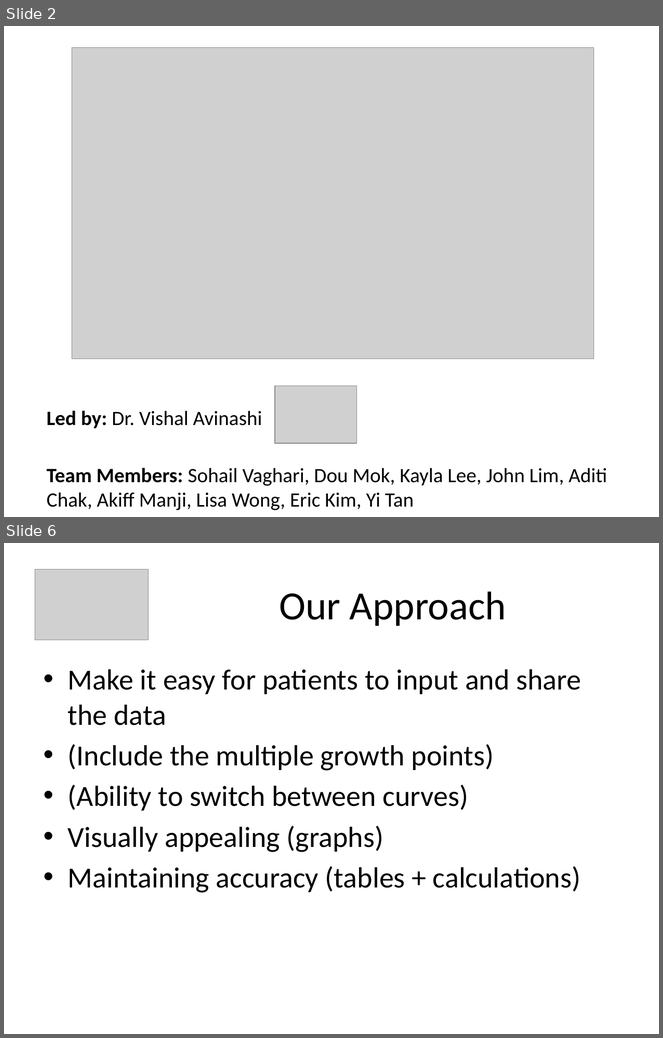
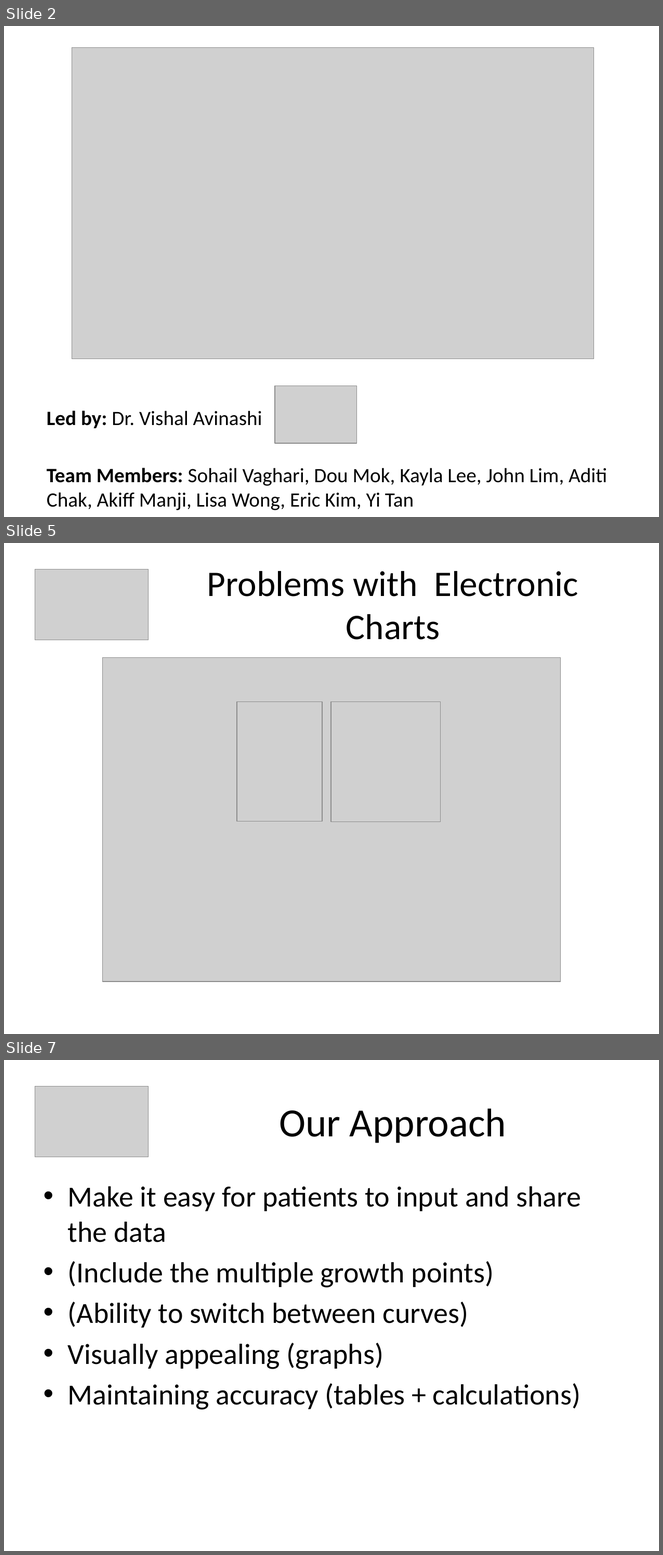
Before and after one commit to amanji/growthplot, a slide deck: PowerPoint Presentation/GrowthPlot_Presentation.pptx. Shown one above the other, each under a label of ours: slides 2 and 6 before the commit, slides 2, 5 and 7 after it; the slides between them are not shown. The pictures are 663x1038 and 663x1555 pixels, drawn with LibreOffice and Linux fonts; fonts in the diff are those of the drawing; grey boxes stand for pictures. Boxes give left, top, right and bottom in pixels: in the first picture for what was removed or moved away, otherwise in the second. Text is boxed around its words. In the diff, an @@ line names an element or a change of style, - is before the commit and + after.

```diff
--- a/PowerPoint Presentation/GrowthPlot_Presentation.pptx
+++ b/PowerPoint Presentation/GrowthPlot_Presentation.pptx
@@ slide 5 added at (4,543,659,1034), background #FFFFFF @@
@@ picture added at (35,569,148,640) @@
@@ title added at (207,571,579,640), 39.6 pt, text #000000 @@
+Problems with Electronic Charts
@@ picture added at (103,657,561,982) @@
@@ picture added at (237,702,322,822) @@
@@ picture added at (331,702,440,822) @@
@@ what was slide 6 is now slide 7 @@
```
Also in this commit, not shown: 3 slides changed, 2 other slides added, 3 slides removed.
